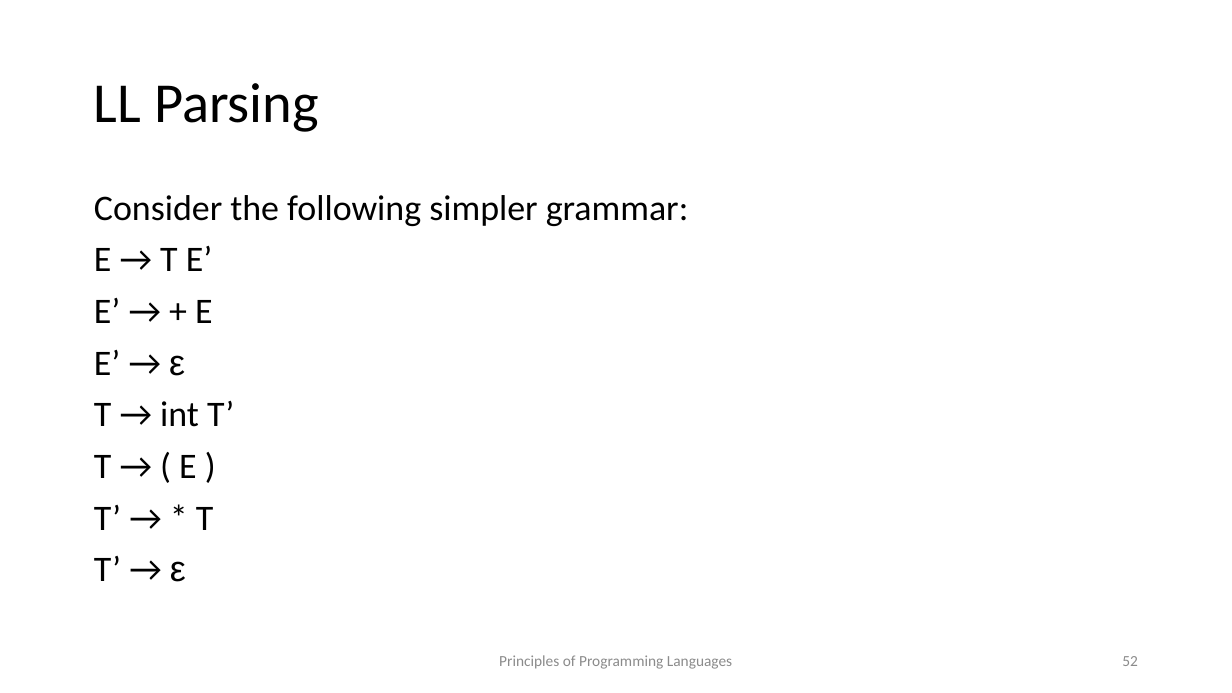
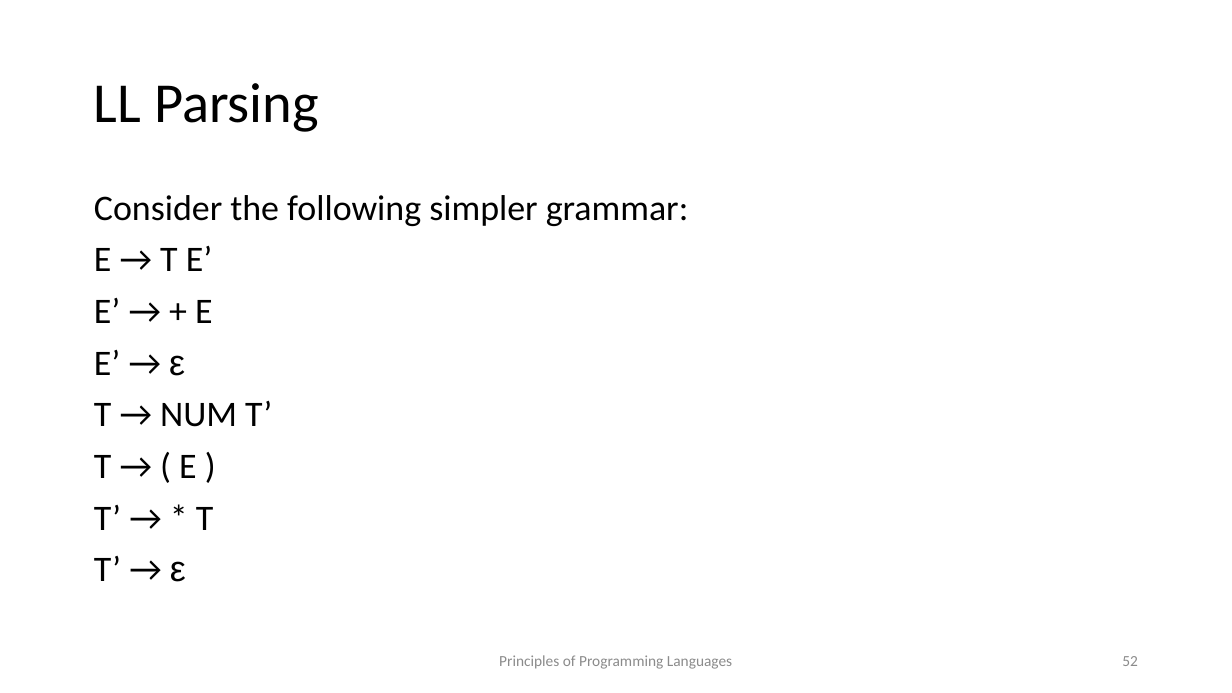
Before and after one commit to kongm/pl-design, a slide deck: slide 52 of C3-SyntacticAnalysis.pptx. Drawn at 1232x693 pixels with LibreOffice and Linux fonts; fonts in the diff are those of the drawing. Boxes give left, top, right and bottom in pixels: in the first picture for what was removed or moved away, otherwise in the second. Text is boxed around its words. In the diff, an @@ line names an element or a change of style, - is before the commit and + after.

```diff
--- a/C3-SyntacticAnalysis.pptx
+++ b/C3-SyntacticAnalysis.pptx
@@ text at bbox=[94, 400, 272, 427]: text changed @@
-T → int T’
+T → NUM T’
```
Also in this commit, not shown: 4 other slides changed, 1 other file.
